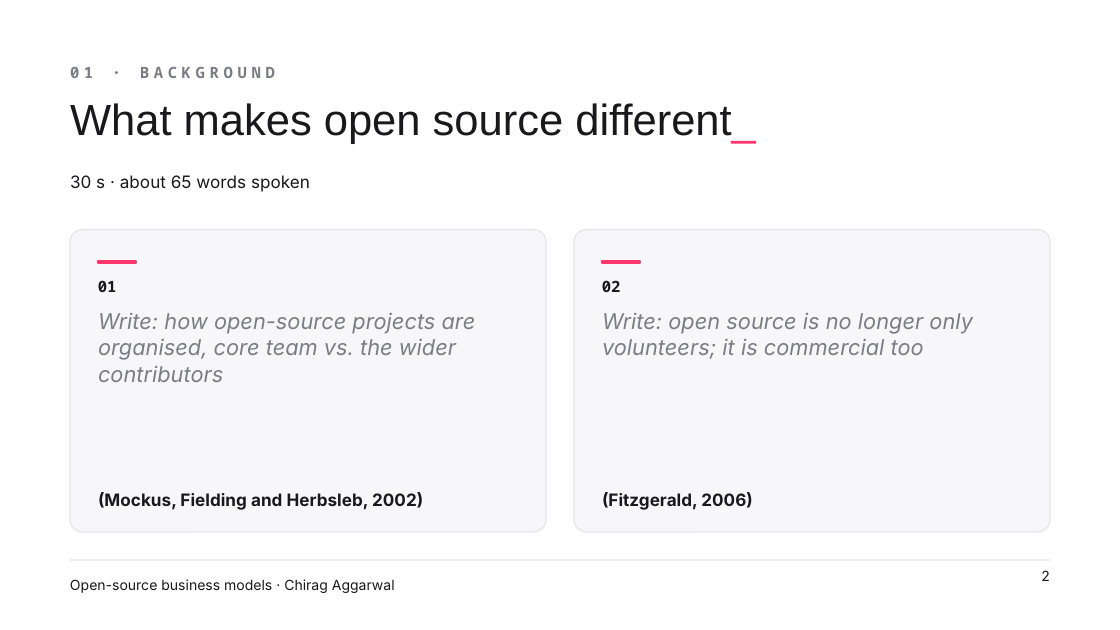
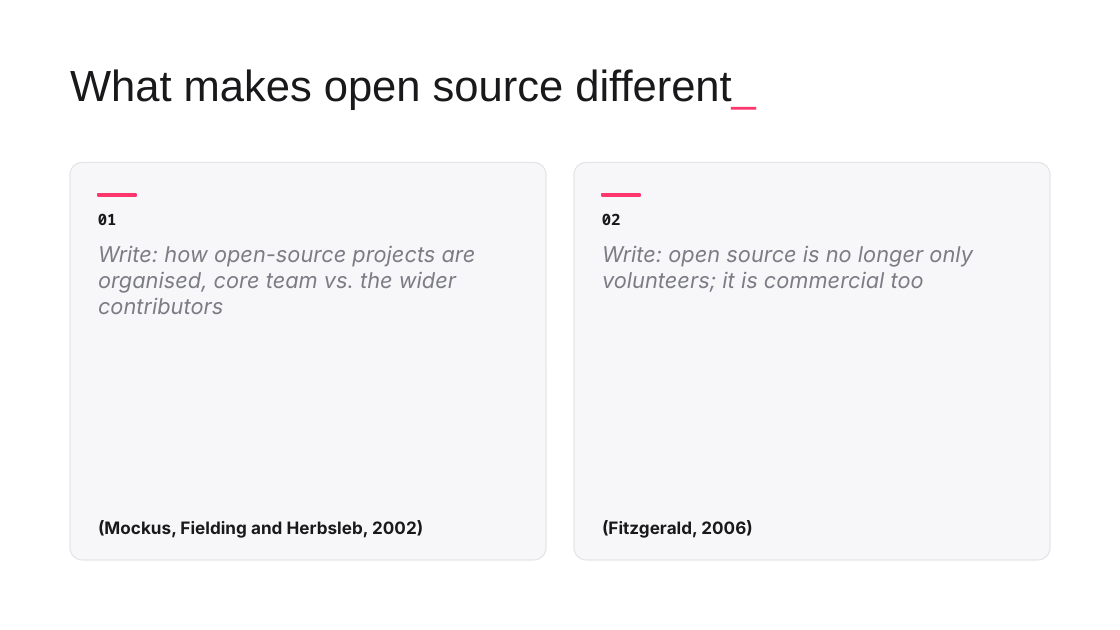
Before and after one commit to ChiragAgg5k/ul-university-notes, a slide deck: slide 2 of 2026-27/SEM1/CS5707 - SE Development Paradigms/Presentation/CS5707 Presentation - Chirag Aggarwal.pptx. Drawn at 1120x630 pixels with LibreOffice and Linux fonts; fonts in the diff are those of the drawing; background and template pictures are left out. Boxes give left, top, right and bottom in pixels: in the first picture for what was removed or moved away, otherwise in the second. Text is boxed around its words. In the diff, an @@ line names an element or a change of style, - is before the commit and + after.

```diff
--- a/2026-27/SEM1/CS5707 - SE Development Paradigms/Presentation/CS5707 Presentation - Chirag Aggarwal.pptx
+++ b/2026-27/SEM1/CS5707 - SE Development Paradigms/Presentation/CS5707 Presentation - Chirag Aggarwal.pptx
@@ title "What makes open source different_": place and size @@
-title "What makes open source different_" at (70, 103, 756, 144)
+title "What makes open source different_" at (70, 69, 756, 110)
@@ text removed at (70, 67, 275, 78) @@
-01 · BACKGROUND
@@ rounded rectangle: place and size @@
-rounded rectangle at (69, 230, 545, 532)
+rounded rectangle at (69, 162, 545, 560)
@@ rounded rectangle at (69, 162, 545, 560): proportions changed @@
@@ text removed at (70, 175, 310, 192) @@
-30 s · about 65 words spoken
@@ rounded rectangle at (573, 162, 1049, 560): proportions changed @@
@@ rounded rectangle: place and size @@
-rounded rectangle at (573, 230, 1049, 532)
+rounded rectangle at (573, 162, 1049, 560)
@@ 2 texts, 2 rectangles: place and size @@
-2 texts, 2 rectangles at (98, 261, 641, 292)
+2 texts, 2 rectangles at (98, 194, 641, 225)
@@ text "Write: how open-source projects are ...": place and size @@
-text "Write: how open-source projects are ..." at (98, 313, 476, 382)
+text "Write: how open-source projects are ..." at (98, 246, 476, 314)
@@ text "Write: open source is no ...": place and size @@
-text "Write: open source is no ..." at (602, 313, 973, 359)
+text "Write: open source is no ..." at (602, 246, 973, 292)
@@ text "(Mockus, Fielding and Herbsleb, 2002)": place and size @@
-text "(Mockus, Fielding and Herbsleb, 2002)" at (98, 492, 423, 510)
+text "(Mockus, Fielding and Herbsleb, 2002)" at (98, 520, 423, 538)
@@ text "(Fitzgerald, 2006)": place and size @@
-text "(Fitzgerald, 2006)" at (602, 492, 753, 510)
+text "(Fitzgerald, 2006)" at (602, 520, 753, 538)
@@ line removed from (69, 560) to (1051, 560) @@
@@ text removed at (70, 579, 395, 593) @@
-Open-source business models · Chirag Aggarwal
@@ page number removed at (1041, 570, 1050, 581) @@
-2
```
Also in this commit, not shown: 4 other slides changed.
